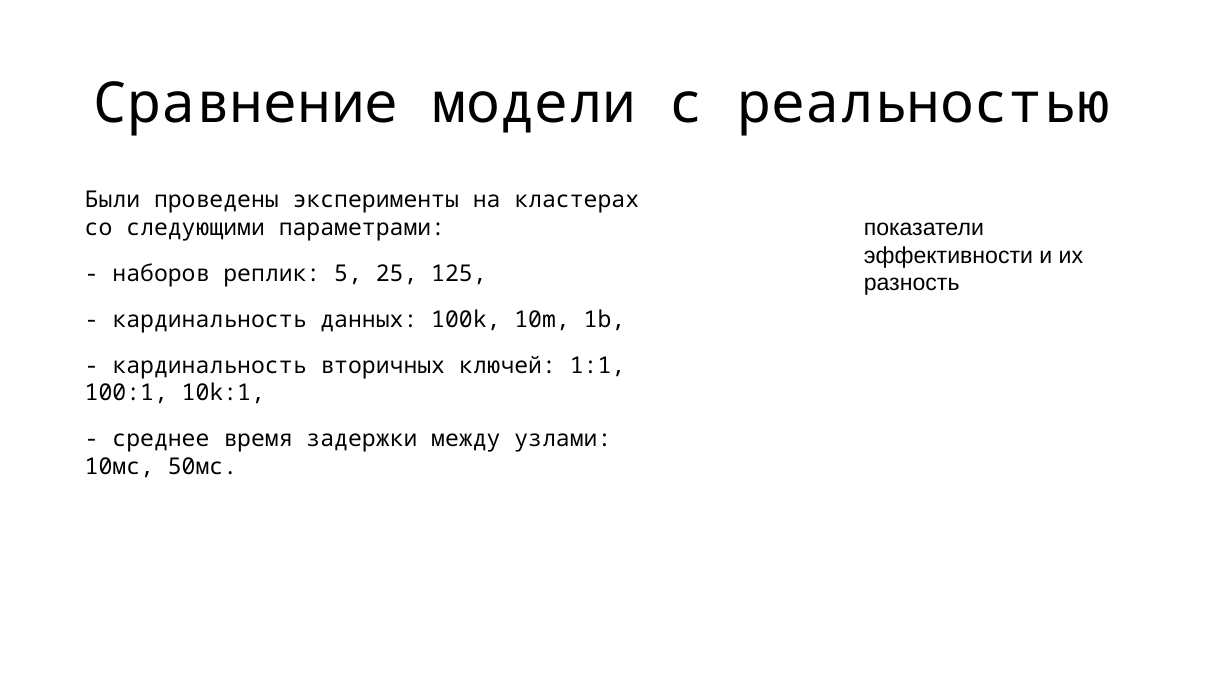
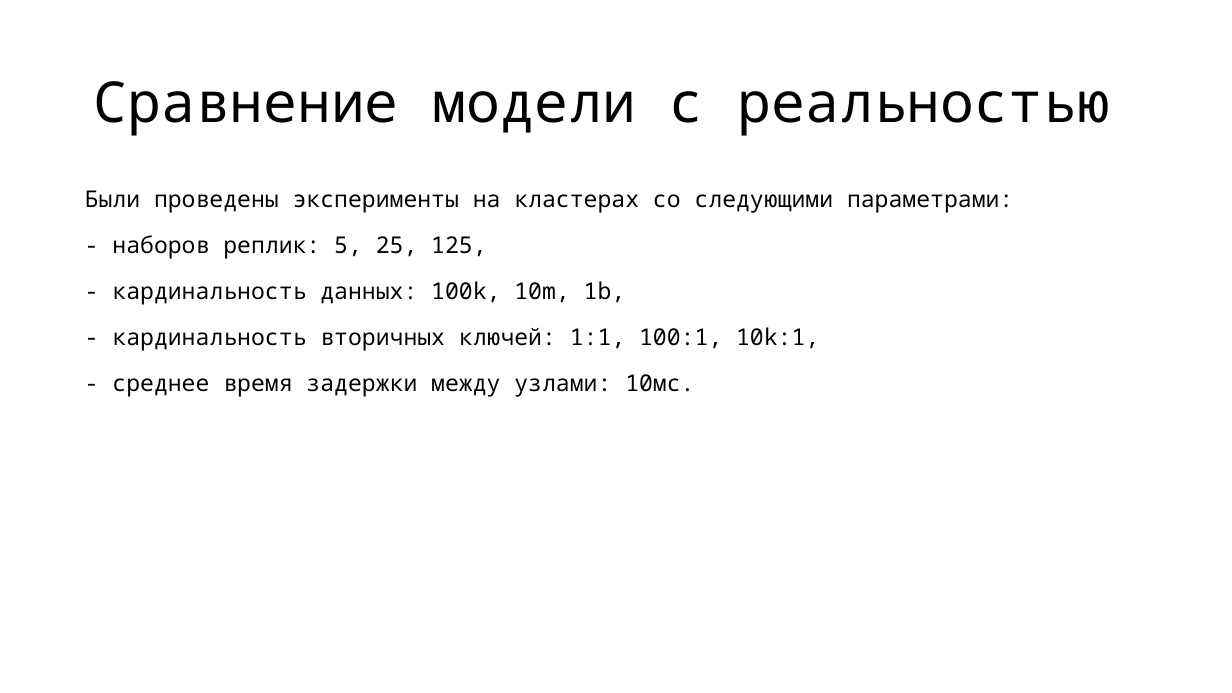
Before and after one commit to vitosotdihaet/pind, a slide deck: slide 14 of presentation.odp (slide 13 before the commit). Drawn at 1232x693 pixels with LibreOffice and Linux fonts; fonts in the diff are those of the drawing. Boxes give left, top, right and bottom in pixels: in the first picture for what was removed or moved away, otherwise in the second. Text is boxed around its words. In the diff, an @@ line names an element or a change of style, - is before the commit and + after.

```diff
--- a/presentation.odp
+++ b/presentation.odp
@@ text removed at (x1=864, y1=222, x2=1083, y2=295) @@
-показатели эффективности и их разность
@@ text at (x1=112, y1=374, x2=694, y2=397): text changed @@
-- среднее время задержки между узлами: 10мс, 50мс.
+- среднее время задержки между узлами: 10мс.
```
Also in this commit, not shown: 6 other slides changed, 6 slides added, 1 slide removed, 2 other files.
